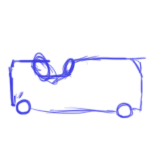
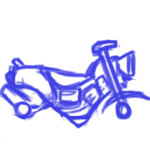
The second 150 x 150 image is a revision of the first. Changes to its layers:
hid "box-car" over (7, 51, 147, 119)
added layer "Layer 13" above "Layer 9" over (0, 39, 150, 141)
